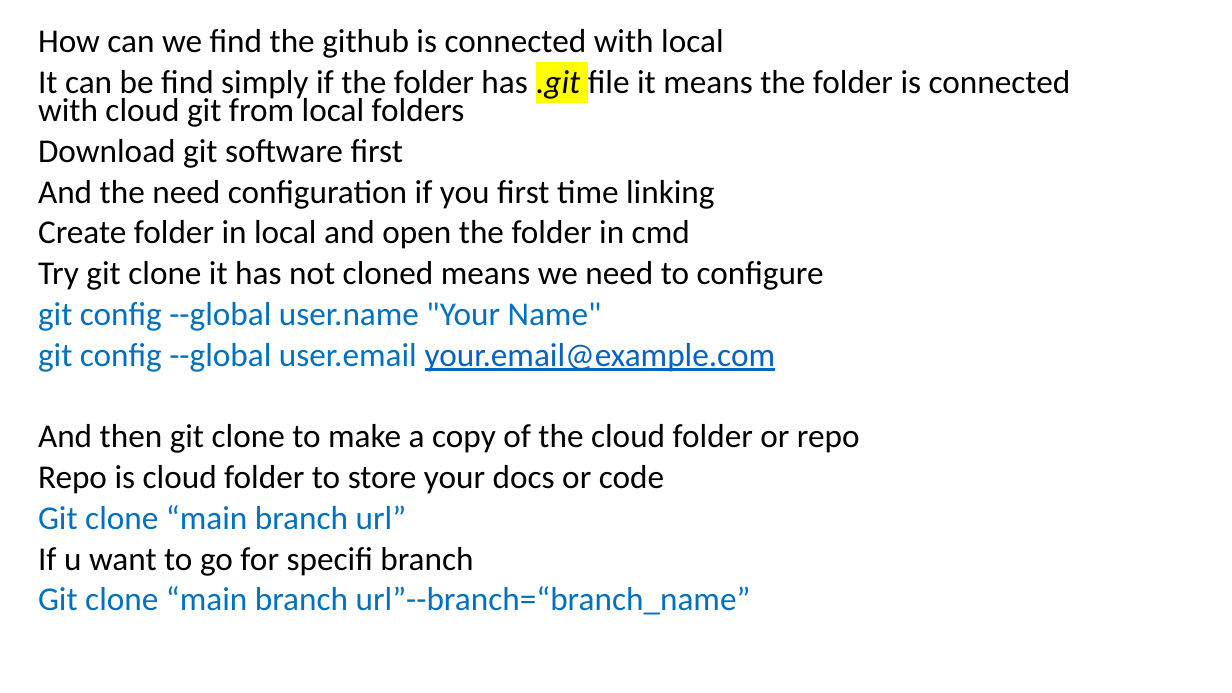
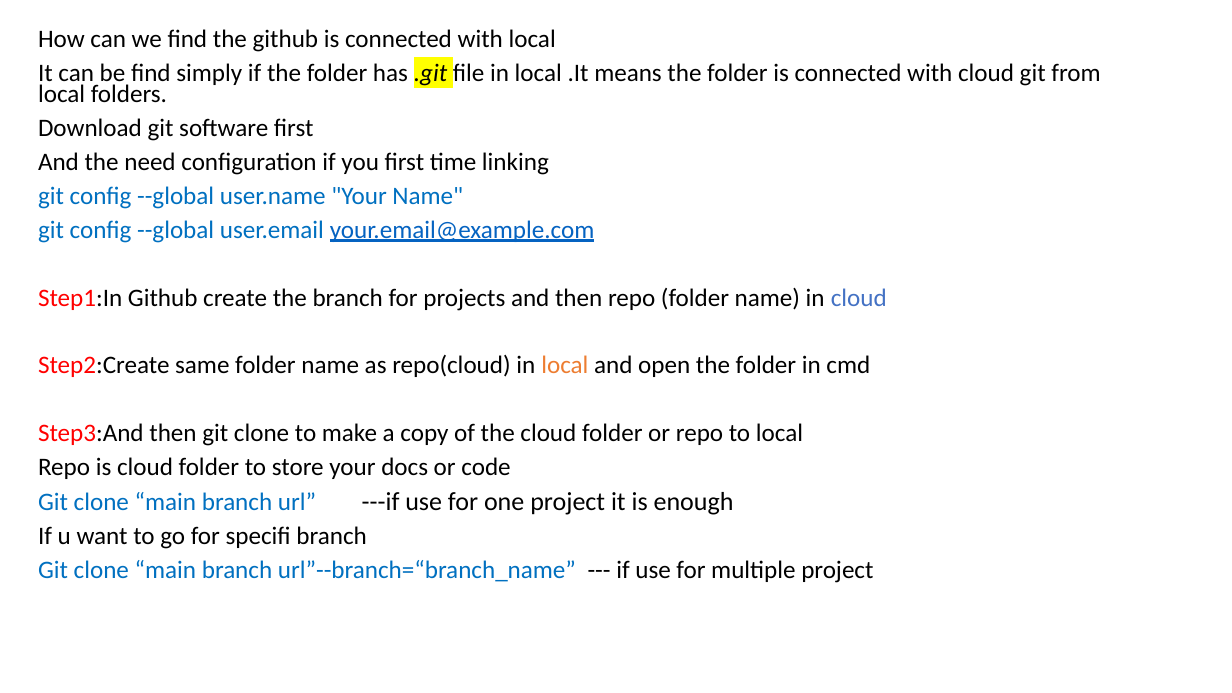
Before and after one commit to kselvan73/Gravity_seizer, a slide deck: slide 4 of Home_done_works/Documents/pptformats/LearningOfGit.pptx. Drawn at 1232x693 pixels with LibreOffice and Linux fonts; fonts in the diff are those of the drawing. Boxes give left, top, right and bottom in pixels: in the first picture for what was removed or moved away, otherwise in the second. Text is boxed around its words. In the diff, an @@ line names an element or a change of style, - is before the commit and + after.

```diff
--- a/Home_done_works/Documents/pptformats/LearningOfGit.pptx
+++ b/Home_done_works/Documents/pptformats/LearningOfGit.pptx
@@ text at bbox=[38, 29, 594, 549]: size 25.9 to 19.6 pt in "How can we find the github is ...", "Download git software first", "And the need configuration if you first ...", "git config --global user.name "Your Name"" and 3 more places @@
@@ text at bbox=[38, 63, 1100, 103]: text changed; size 25.9 to 19.6 pt @@
-It can be find simply if the folder has .git file it means the folder is connected with cloud git from local folders
+It can be find simply if the folder has .git file in local .It means the folder is connected with cloud git from local folders.
@@ text at bbox=[38, 220, 824, 290]: paragraphs removed @@
-Create folder in local and open the folder in cmd
-Try git clone it has not cloned means we need to configure
@@ text at bbox=[38, 288, 887, 446]: text changed; size 25.9 to 19.6 pt @@
-And then git clone to make a copy of the cloud folder or repo
+Step1:In Github create the branch for projects and then repo (folder name) in cloud
+Step2:Create same folder name as repo(cloud) in local and open the folder in cmd
+Step3:And then git clone to make a copy of the cloud folder or repo to local
@@ text at bbox=[38, 492, 734, 515]: text changed; size 25.9 to 20.3 pt; text colour #0070C0 to #000000 @@
-Git clone “main branch url”
+Git clone “main branch url” ---if use for one project it is enough
@@ text at bbox=[38, 560, 873, 583]: text changed; size 25.9 to 19.6 pt @@
-Git clone “main branch url”--branch=“branch_name”
+Git clone “main branch url”--branch=“branch_name” --- if use for multiple project
```
Also in this commit, not shown: 4 other slides changed, 1 slide added, 1 other file.
